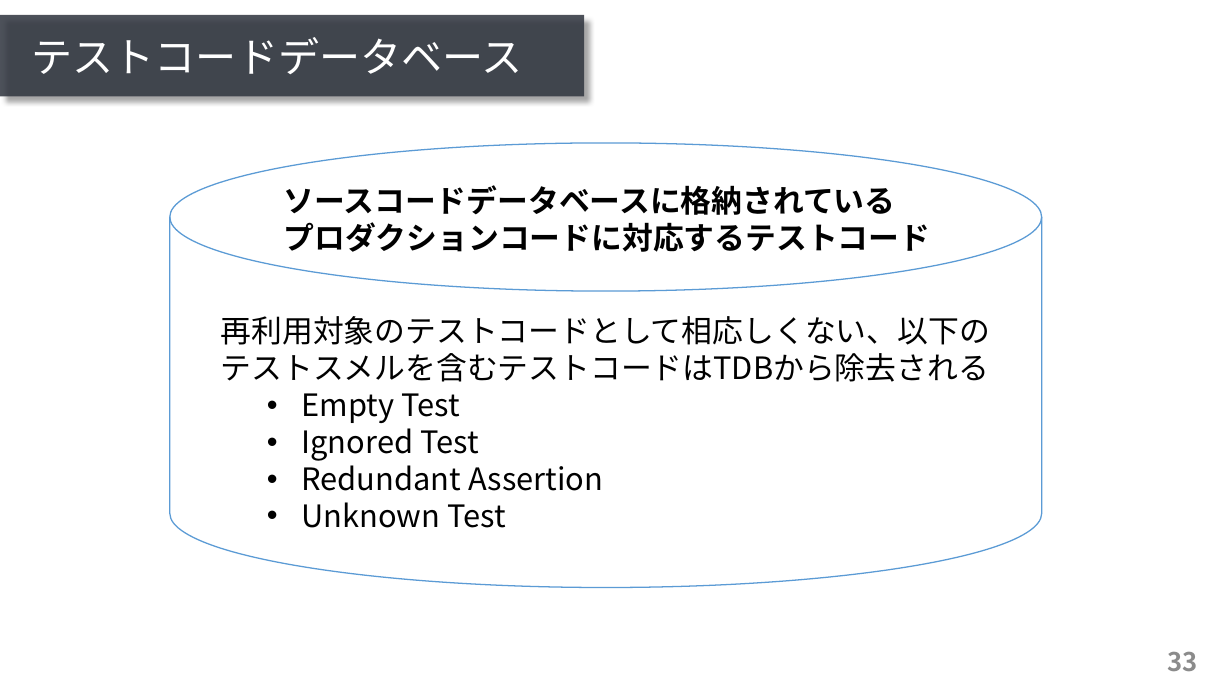
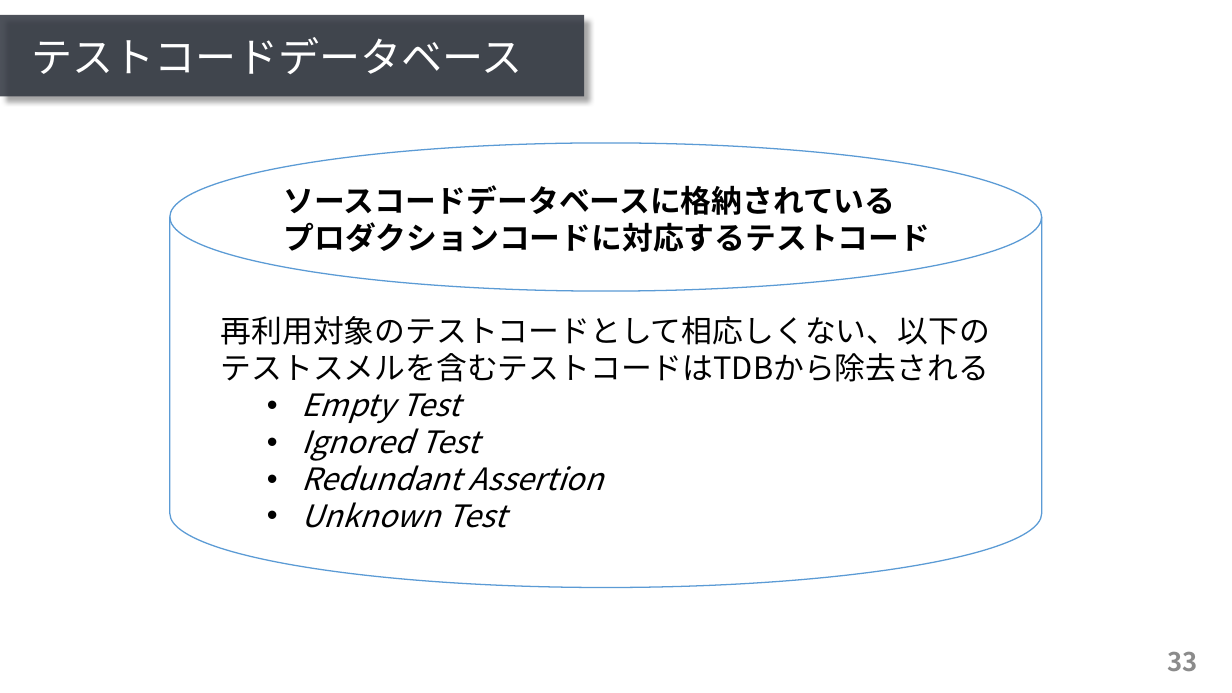
Before and after one commit to ryosuke-ku/mthesis2020-pre, a slide deck: slide 33 of presentation_kurachi.pptx. Drawn at 1232x693 pixels with LibreOffice and Linux fonts; fonts in the diff are those of the drawing. Boxes give left, top, right and bottom in pixels: in the first picture for what was removed or moved away, otherwise in the second. Text is boxed around its words. In the diff, an @@ line names an element or a change of style, - is before the commit and + after.

Commit message:
add

```diff
--- a/presentation_kurachi.pptx
+++ b/presentation_kurachi.pptx
@@ text at (302, 393, 603, 528): italic on in "Empty Test", "Ignored Test", "Redundant Assertion", "Unknown Test" @@
```
Also in this commit, not shown: 1 other slide changed.
